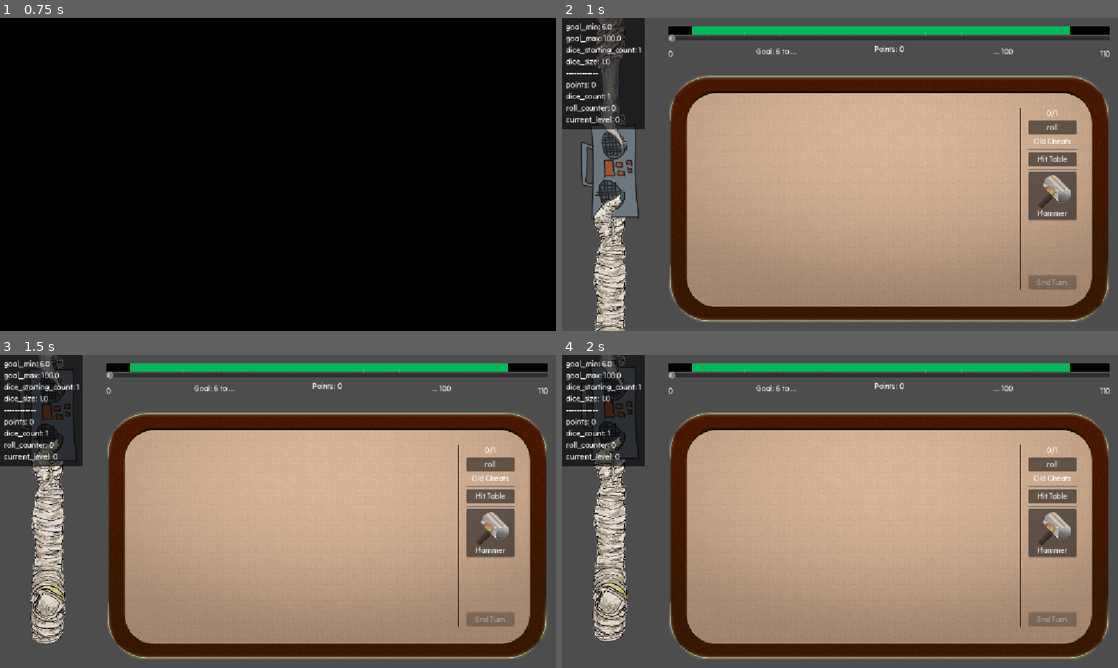
Above: before the commit, frames 1-4 (two rows, left to right).
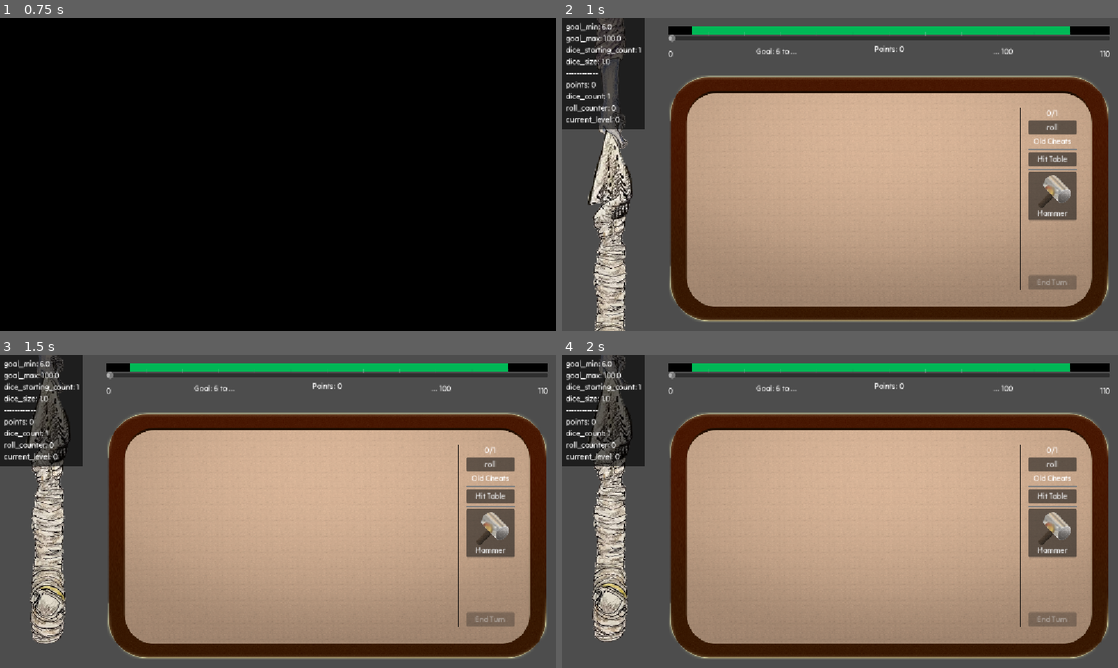
Above: after the commit, the same moments.

Repository: vhoyer/ludum_dare_60
Game: Godot game, scene res://stages/main_menu/main_menu.tscn
Same seed, same stepped clock (60 frames per second), same inputs: the game is played once before the commit and once after it.
Inputs (mouse positions are in pixels of both pictures, inside the frame that each line leads up to):
- Up to frame 1 (0.75 s): click "start! ,)" at 0.5 s
- Up to frame 2 (1 s): no input
- Up to frame 3 (1.5 s): move the mouse to (400, 495) at 1.27 s; hold Right (ui_right) from 1.28 s (still down); tap K at 1.35 s; click (400, 495) at 1.42 s
- Up to frame 4 (2 s): keep holding Right (ui_right)

Frame 1 is identical in both runs. In frame 2, 2.1% of the frame differs, in the area x 3-14%, y 33-65%; in frame 3, 0.9%; in frame 4, 0.9%.

Commit message:
✨ Allow each level to have a different item

Diff:
--- a/auto_loads/levels_manager/game_level.gd
+++ b/auto_loads/levels_manager/game_level.gd
@@ -17,6 +17,16 @@
 @export
 var max_rolls: int = 3
 
+@export_group('visual')
+@export
+var item: Texture2D
+
+@export
+var alien_thumb: Texture2D
+
+@export
+var alien_whole: Texture2D
+
 
 func is_goal_met() -> bool:
 	var points: int = SaveManager.data.points
--- a/auto_loads/levels_manager/levels_manager.tscn
+++ b/auto_loads/levels_manager/levels_manager.tscn
@@ -2,6 +2,11 @@
 
 [ext_resource type="Script" uid="uid://c6nhi0n7ir0mk" path="res://auto_loads/levels_manager/game_level.gd" id="1_3gud8"]
 [ext_resource type="Script" uid="uid://b88m5ka3hrfu8" path="res://auto_loads/levels_manager/levels_manager.gd" id="1_6pqnw"]
+[ext_resource type="Texture2D" uid="uid://snn30p1a6npw" path="res://assets/items/trusts.png" id="3_40wsv"]
+[ext_resource type="Texture2D" uid="uid://da6vm36laa0x8" path="res://assets/alien/alien_04_thumb.png" id="4_vmfb7"]
+[ext_resource type="Texture2D" uid="uid://ru572e04la4u" path="res://assets/alien/alien_04_whole.png" id="5_l3ahm"]
+[ext_resource type="Texture2D" uid="uid://b4drw1tk582c2" path="res://assets/items/tank.png" id="6_ul6in"]
+[ext_resource type="Texture2D" uid="uid://m71fipvqa6l6" path="res://assets/items/cabin.png" id="7_o1cg6"]
 
 [node name="LevelsManager" type="Node" unique_id=791325084]
 script = ExtResource("1_6pqnw")
@@ -11,16 +16,25 @@
 goal_min = 6.0
 goal_max = 100.0
 max_rolls = 1
+item = ExtResource("3_40wsv")
+alien_thumb = ExtResource("4_vmfb7")
+alien_whole = ExtResource("5_l3ahm")
 metadata/_custom_type_script = "uid://c6nhi0n7ir0mk"
 
 [node name="GameLevel2" type="Node" parent="." unique_id=1620483075]
 script = ExtResource("1_3gud8")
 goal_min = 12.0
 dice_starting_count = 2
+item = ExtResource("6_ul6in")
+alien_thumb = ExtResource("4_vmfb7")
+alien_whole = ExtResource("5_l3ahm")
 metadata/_custom_type_script = "uid://c6nhi0n7ir0mk"
 
 [node name="GameLevel3" type="Node" parent="." unique_id=1600452007]
 script = ExtResource("1_3gud8")
 goal_min = 12.0
 dice_starting_count = 3
+item = ExtResource("7_o1cg6")
+alien_thumb = ExtResource("4_vmfb7")
+alien_whole = ExtResource("5_l3ahm")
 metadata/_custom_type_script = "uid://c6nhi0n7ir0mk"
--- a/components/game_tug_of_war/game_tug_of_war.gd
+++ b/components/game_tug_of_war/game_tug_of_war.gd
@@ -29,6 +29,18 @@
 var item_texture: Texture2D:
 	set(value):
 		item_texture = value
+		_model_updated.emit()
+
+@export
+var alien_over_texture: Texture2D:
+	set(value):
+		alien_over_texture = value
+		_model_updated.emit()
+
+@export
+var alien_under_texture: Texture2D:
+	set(value):
+		alien_under_texture = value
 		_model_updated.emit()
 
 @export_group('private')
--- a/components/game_tug_of_war/game_tug_of_war.tscn
+++ b/components/game_tug_of_war/game_tug_of_war.tscn
@@ -70,8 +70,10 @@
 
 [node name="Item" type="TextureRect" parent="Fill/Content" unique_id=1575409061]
 unique_name_in_owner = true
+custom_minimum_size = Vector2(200, 200)
 layout_mode = 2
 texture = ExtResource("3_nohnp")
+expand_mode = 1
 stretch_mode = 5
 
 [node name="Player" type="MarginContainer" parent="Fill/Content" unique_id=66538258]
--- a/stages/main/main.gd
+++ b/stages/main/main.gd
@@ -54,6 +54,12 @@
 		rolls_label.text = labels_model % [SaveManager.data.roll_counter, LevelsManager.current.max_rolls]
 		%RollButton.disabled = (SaveManager.data.roll_counter >= LevelsManager.current.max_rolls)
 		%SubmitButton.disabled = SaveManager.data.roll_counter <= 0
+		pass)
+
+	SaveManager.data.watch(self, ['current_level'], func():
+		tug_of_war.item_texture = LevelsManager.current.item
+		tug_of_war.alien_over_texture = LevelsManager.current.alien_thumb
+		tug_of_war.alien_under_texture = LevelsManager.current.alien_whole
 		pass)
 
 
